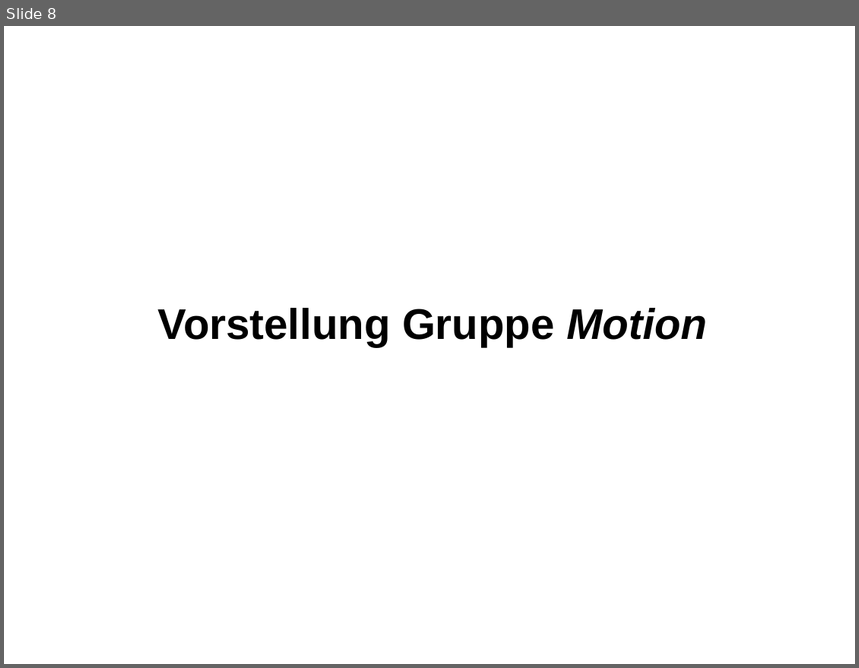
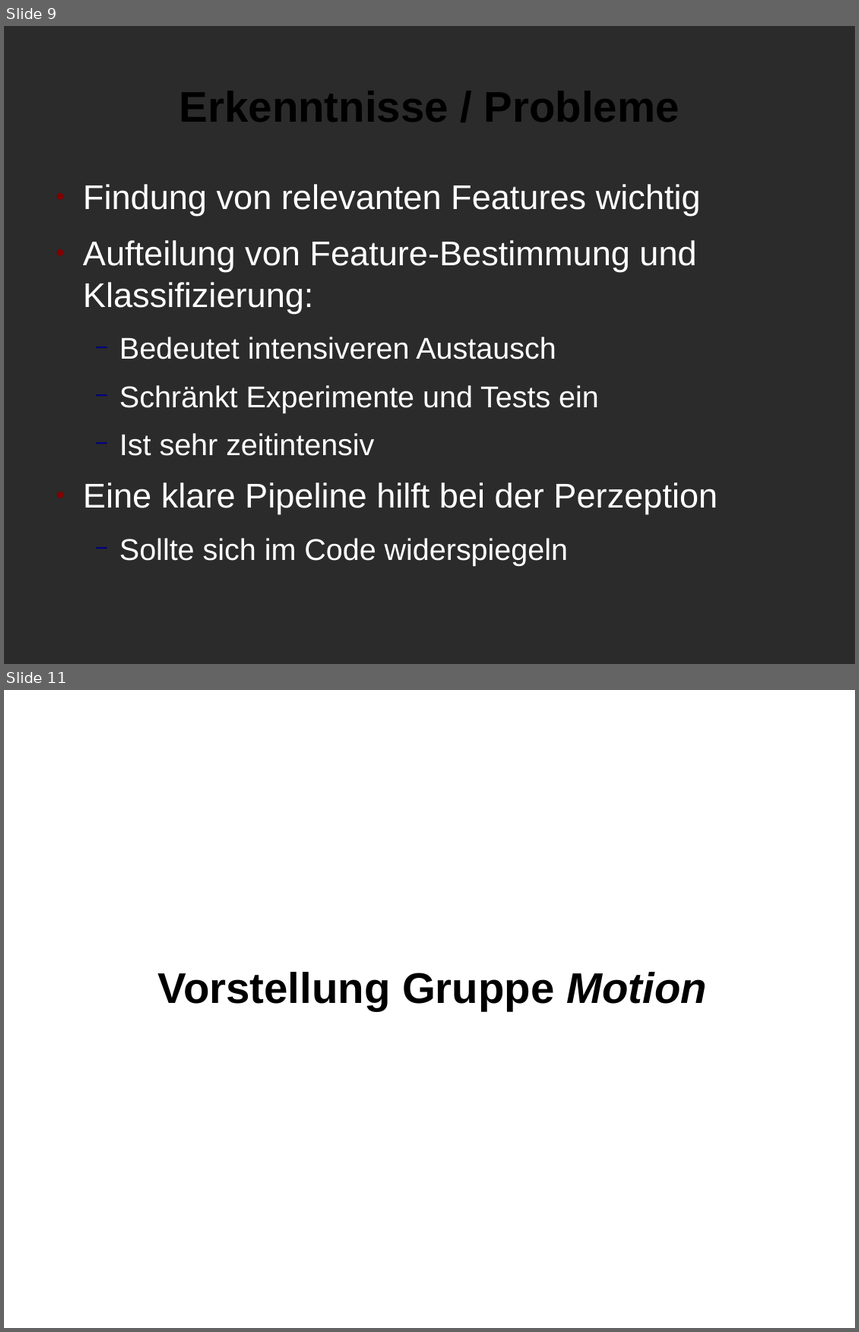
Before and after one commit to K8lcx63/suturo, a slide deck: demo_meilenstein_2/Präsentation.odp. Shown one above the other, each under a label of ours: slide 8 before the commit, slides 9 and 11 after it; the slides between them are not shown. The pictures are 859x668 and 859x1332 pixels, drawn with LibreOffice and Linux fonts; fonts in the diff are those of the drawing; background and template pictures are left out; a plain dark background stands for a picture behind light text. Boxes give left, top, right and bottom in pixels: in the first picture for what was removed or moved away, otherwise in the second. Text is boxed around its words. In the diff, an @@ line names an element or a change of style, - is before the commit and + after.

```diff
--- a/demo_meilenstein_2/Präsentation.odp
+++ b/demo_meilenstein_2/Präsentation.odp
@@ slide 9 added at [4,26,855,664], background picture (left out) @@
@@ title added at [180,91,680,122], 40 pt, text #000000, bold @@
+Erkenntnisse / Probleme
@@ text added at [83,184,718,566], 32 pt, text #FFFFFF @@
+● Findung von relevanten Features wichtig
+● Aufteilung von Feature-Bestimmung und Klassifizierung:
+  − Bedeutet intensiveren Austausch
+  − Schränkt Experimente und Tests ein
+  − Ist sehr zeitintensiv
+● Eine klare Pipeline hilft bei der Perzeption
+  − Sollte sich im Code widerspiegeln
@@ what was slide 8 is now slide 11 @@
```
Also in this commit, not shown: 2 slides changed, 2 other slides added, 5 other files.
